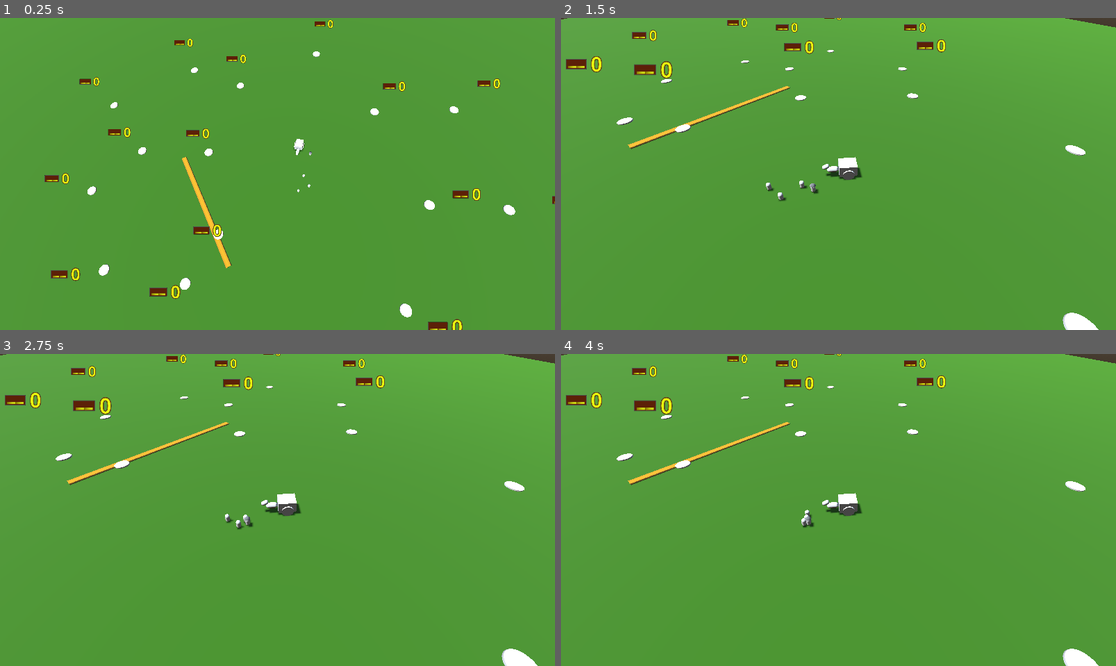
Above: before the commit, frames 1-4 (two rows, left to right).
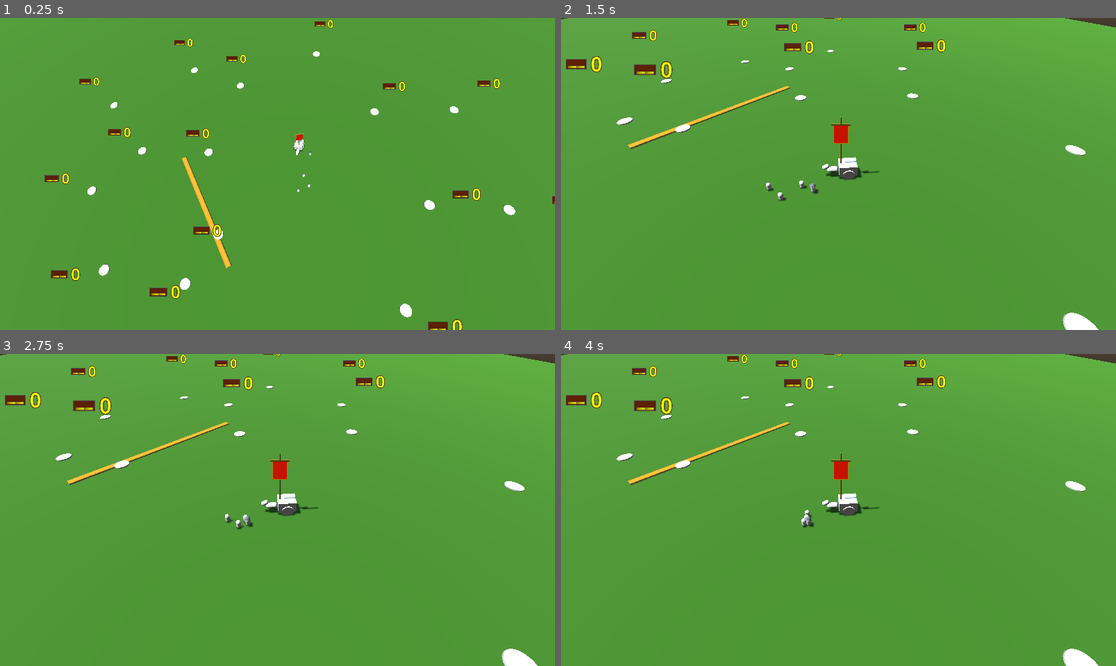
Above: after the commit, the same moments.

Repository: squirrelsoftcompany/LD58
Game: Godot game, scene res://scene/SceneTestSynack.tscn
Two runs of this game, one before a commit and one after it. Both use one fixed random seed, a clock stepped at 60 frames per second and the inputs below. This scene is started directly instead of the project's main scene.
Inputs (mouse positions are in pixels of both pictures, inside the frame that each line leads up to):
- Up to frame 1 (0.25 s): no input
- Up to frame 2 (1.5 s): tap Enter (ui_accept) at 0.5, 0.77 s; move the mouse to (810, 236) at 0.52 s; click (810, 236) at 0.67 s; move the mouse to (1005, 220) at 1.27 s; click (1005, 220) at 1.42 s
- Up to frame 3 (2.75 s): tap Enter (ui_accept) at 1.52 s; move the mouse to (111, 463) at 2.02 s; click (111, 463) at 2.17 s
- Up to frame 4 (4 s): move the mouse to (866, 510) at 2.77 s; click (866, 510) at 2.92 s; tap Enter (ui_accept) at 3.02, 3.5, 3.77 s; move the mouse to (755, 432) at 3.52 s; click (755, 432) at 3.67 s

The runs differ from the first frame. In frame 1, less than 0.1% of the frame differs, in the area x 53-55%, y 36-41%; in frame 2, 0.2%, in the area x 48-58%, y 31-50%; in frame 3, 0.2%; in frame 4, 0.2%.
Error in both runs: Invalid access to property or key 'outgoing_roads' on a base object of type 'Nil'. (res://Scripts/Places/road.gd:40)

Commit message:
Banner for caravan visibility

Diff:
--- a/scene/caravan.tscn
+++ b/scene/caravan.tscn
@@ -11,6 +11,49 @@
 top_radius = 0.4
 bottom_radius = 0.4
 height = 0.1
+
+[sub_resource type="StandardMaterial3D" id="StandardMaterial3D_0ecal"]
+cull_mode = 2
+shading_mode = 0
+albedo_color = Color(0.6328125, 0.07782049, 0, 1)
+billboard_mode = 2
+grow_amount = 1.032
+stencil_flags = 2
+stencil_color = Color(0.58203125, 0.43886855, 0, 1)
+stencil_outline_thickness = 0.47
+
+[sub_resource type="BoxMesh" id="BoxMesh_x76il"]
+size = Vector3(0.8, 1.2, 0.1)
+
+[sub_resource type="StandardMaterial3D" id="StandardMaterial3D_7u8rc"]
+cull_mode = 2
+shading_mode = 0
+albedo_color = Color(0.50390625, 0.3975911, 0.03610958, 1)
+billboard_mode = 2
+grow_amount = 1.032
+stencil_flags = 2
+stencil_color = Color(0.58203125, 0.43886855, 0, 1)
+stencil_outline_thickness = 0.47
+
+[sub_resource type="BoxMesh" id="BoxMesh_soutb"]
+size = Vector3(0.9, 1.25, 0.08)
+
+[sub_resource type="StandardMaterial3D" id="StandardMaterial3D_qpqdi"]
+cull_mode = 2
+albedo_color = Color(0.3359375, 0.3078179, 0, 1)
+billboard_mode = 2
+grow_amount = 1.032
+stencil_flags = 2
+stencil_color = Color(0.58203125, 0.43886855, 0, 1)
+stencil_outline_thickness = 0.47
+
+[sub_resource type="BoxMesh" id="BoxMesh_1k6kh"]
+size = Vector3(1.1, 0.1, 0.1)
+
+[sub_resource type="CylinderMesh" id="CylinderMesh_jl12e"]
+top_radius = 0.04
+bottom_radius = 0.04
+height = 3.5
 
 [sub_resource type="CapsuleMesh" id="CapsuleMesh_x76il"]
 radius = 0.2
@@ -48,6 +91,29 @@
 light_color = Color(1, 0.7254902, 0.12941176, 1)
 script = ExtResource("2_hf2xf")
 
+[node name="Banner" type="MeshInstance3D" parent="WorldVis/Cart"]
+transform = Transform3D(1, 0, 0, 0, 1, 0, 0, 0, 1, -4.1136346e-08, 2.6717978, 0.47054505)
+material_override = SubResource("StandardMaterial3D_0ecal")
+mesh = SubResource("BoxMesh_x76il")
+
+[node name="MeshInstance3D2" type="MeshInstance3D" parent="WorldVis/Cart/Banner"]
+transform = Transform3D(1, 0, 0, 0, 1, 0, 0, 0, 1, 0, -0.05, 0)
+material_override = SubResource("StandardMaterial3D_7u8rc")
+mesh = SubResource("BoxMesh_soutb")
+skeleton = NodePath("../..")
+
+[node name="MeshInstance3D3" type="MeshInstance3D" parent="WorldVis/Cart/Banner"]
+transform = Transform3D(1, 0, 0, 0, 1, 0, 0, 0, 1, 0, 0.6217432, 0)
+material_override = SubResource("StandardMaterial3D_qpqdi")
+mesh = SubResource("BoxMesh_1k6kh")
+skeleton = NodePath("../..")
+
+[node name="MeshInstance3D4" type="MeshInstance3D" parent="WorldVis/Cart/Banner"]
+transform = Transform3D(1, 0, 0, 0, 1, 0, 0, 0, 1, 0, -0.6481805, 0)
+material_override = SubResource("StandardMaterial3D_qpqdi")
+mesh = SubResource("CylinderMesh_jl12e")
+skeleton = NodePath("../..")
+
 [node name="HorsyMacHorseFaceTheThird" type="MeshInstance3D" parent="WorldVis"]
 transform = Transform3D(1, 0, 0, 0, -4.371139e-08, -1, 0, 1, -4.371139e-08, 0, 0.5, 0.39558387)
 mesh = SubResource("CapsuleMesh_x76il")
Not shown: 1 places in scene/caravan.tscn that only renumber resources
